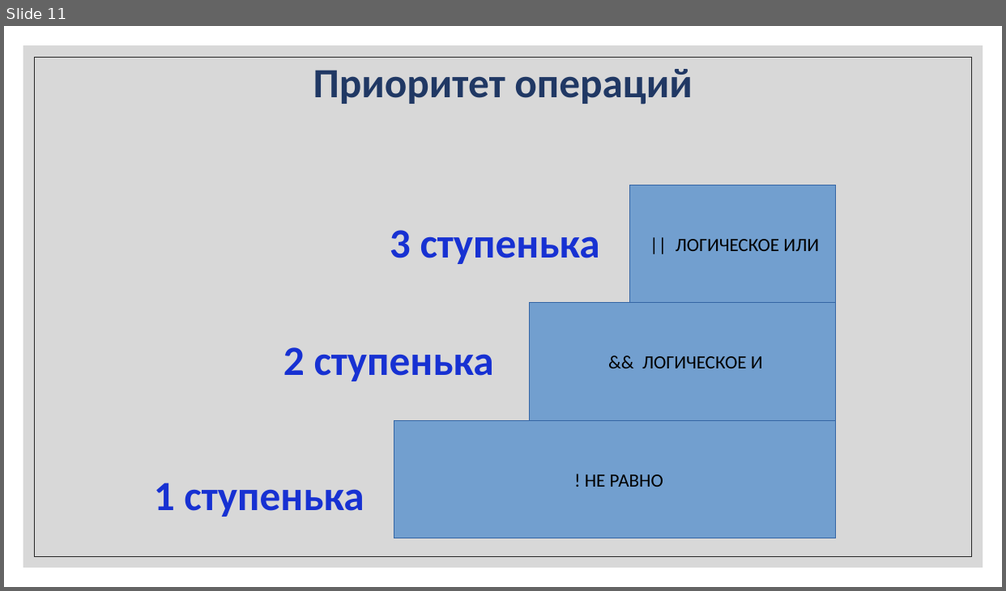
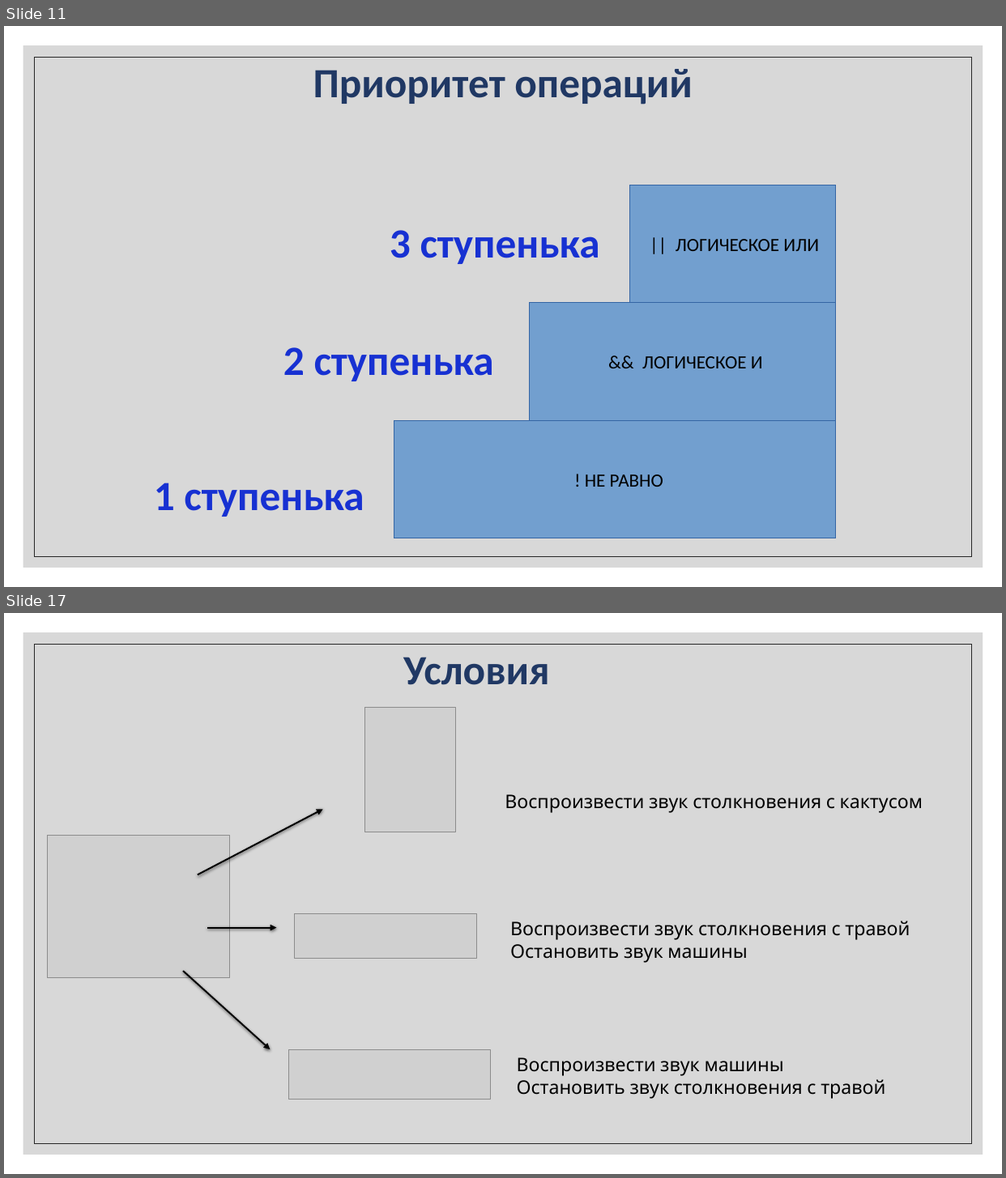
Before and after one commit to IriEfremova/LessonsCube, a slide deck: Unity/Lesson4/Operation.pptx. Shown one above the other, each under a label of ours: slide 11 before the commit, slides 11 and 17 after it; the slides between them are not shown. The pictures are 1006x591 and 1006x1178 pixels, drawn with LibreOffice and Linux fonts; fonts in the diff are those of the drawing; grey boxes stand for pictures. Boxes give left, top, right and bottom in pixels: in the first picture for what was removed or moved away, otherwise in the second. Text is boxed around its words. In the diff, an @@ line names an element or a change of style, - is before the commit and + after.

```diff
--- a/Unity/Lesson4/Operation.pptx
+++ b/Unity/Lesson4/Operation.pptx
@@ slide 17 added at box(4, 613, 1002, 1174), background #FFFFFF; not listed: 2 template elements that a slide beside it also shows @@
@@ text added at box(403, 657, 550, 685), 40 pt, text #203864, bold @@
+Условия
@@ picture added at box(364, 707, 456, 833) @@
@@ text added at box(505, 794, 923, 813), 18 pt, text #000000 @@
+Воспроизвести звук столкновения с кактусом
@@ arrow added from (198, 875) to (323, 809), #000000 1.5 pt @@
@@ picture added at box(48, 835, 230, 977) @@
@@ arrow added from (207, 928) to (276, 928), #000000 1.5 pt @@
@@ picture added at box(295, 914, 477, 958) @@
@@ text added at box(510, 921, 910, 963), 18 pt, text #000000 @@
+Воспроизвести звук столкновения с травой
+Остановить звук машины
@@ arrow added from (183, 971) to (270, 1050), #000000 1.5 pt @@
@@ picture added at box(288, 1050, 490, 1100) @@
@@ text added at box(517, 1058, 885, 1099), 18 pt, text #000000 @@
+Воспроизвести звук машины
+Остановить звук столкновения с травой
```
Also in this commit, not shown: 5 other slides added, 2 slides removed, 5 other files.
